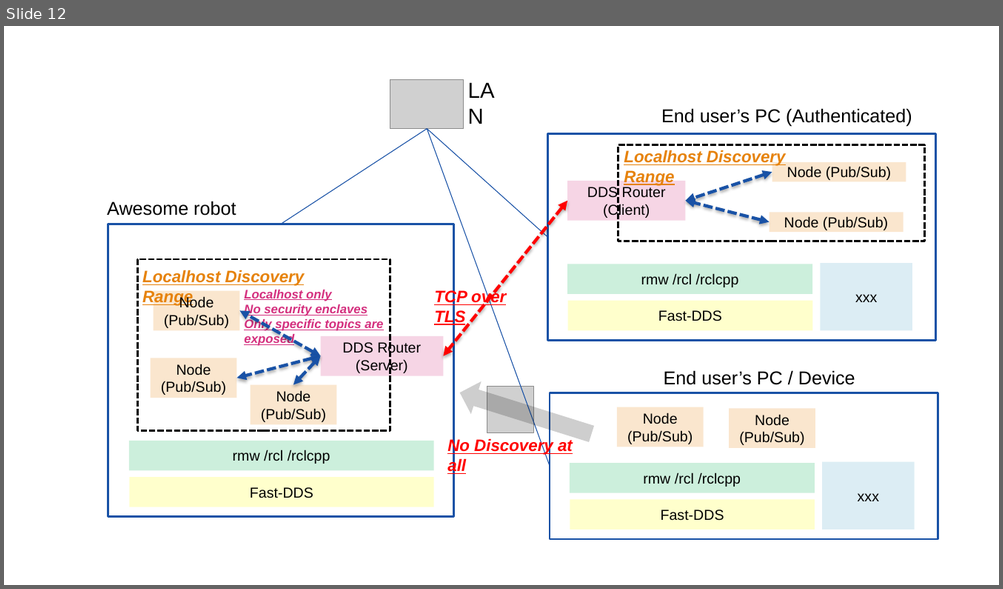
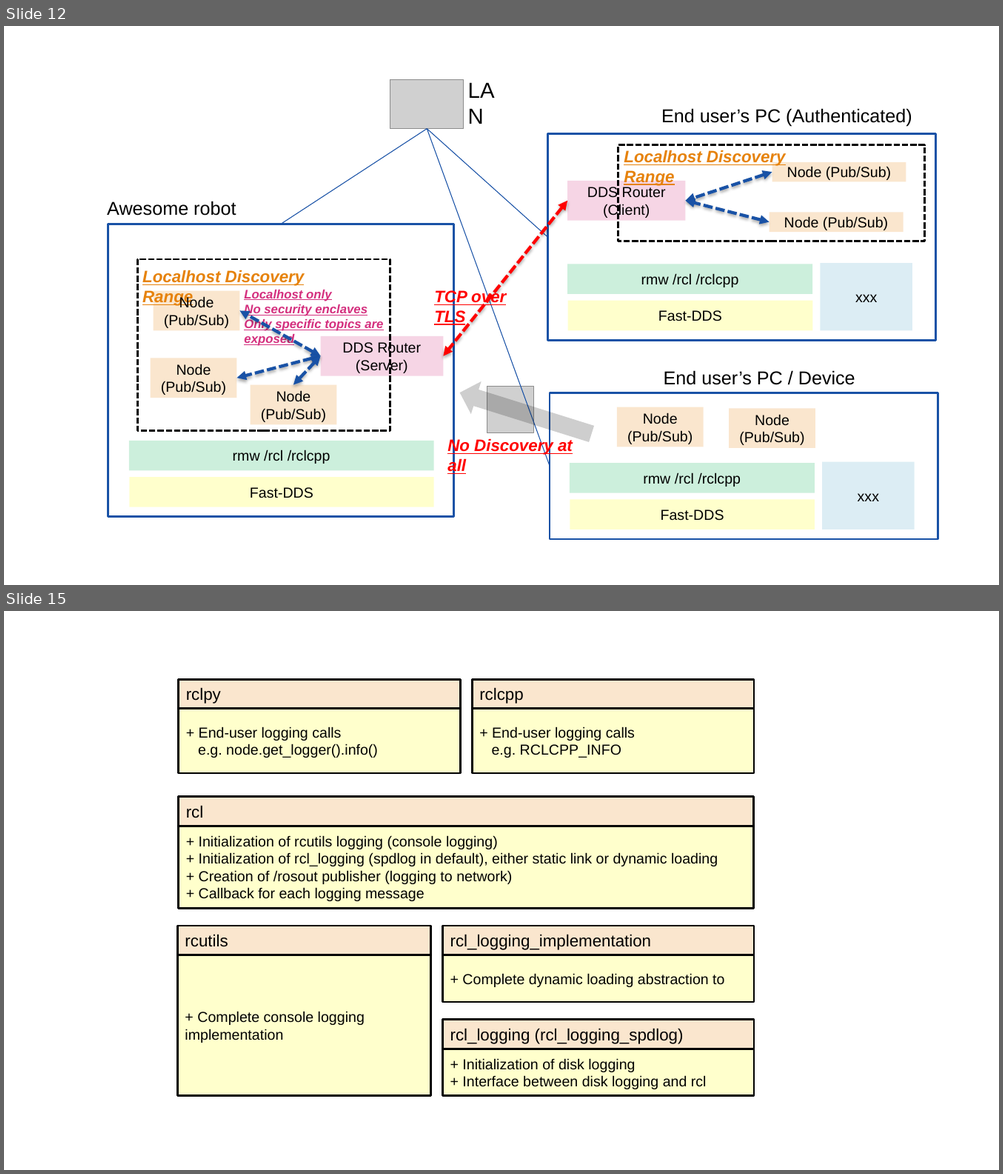
Before and after one commit to fujitatomoya/assets, a slide deck: source/images.pptx. Shown one above the other, each under a label of ours: slide 12 before the commit, slides 12 and 15 after it; the slides between them are not shown. The pictures are 1003x589 and 1003x1174 pixels, drawn with LibreOffice and Linux fonts; fonts in the diff are those of the drawing; grey boxes stand for pictures. Boxes give left, top, right and bottom in pixels: in the first picture for what was removed or moved away, otherwise in the second. Text is boxed around its words. In the diff, an @@ line names an element or a change of style, - is before the commit and + after.

Commit message:
rcl logging images update.

```diff
--- a/source/images.pptx
+++ b/source/images.pptx
@@ slide 15 added at (4, 611, 999, 1170), background #FFFFFF @@
@@ rectangle added at (179, 680, 460, 709), fill #E6820B at 20% opacity, outline #000000 2 pt, 16 pt, text #000000 @@
+rclpy
@@ rectangle added at (472, 680, 754, 709), fill #E6820B at 20% opacity, outline #000000 2 pt, 16 pt, text #000000 @@
+rclcpp
@@ rectangle added at (179, 709, 460, 773), fill #FFFF00 at 20% opacity, outline #000000 2 pt, 14 pt, text #000000 @@
++ End-user logging calls
+e.g. node.get_logger().info()
@@ rectangle added at (472, 709, 754, 773), fill #FFFF00 at 20% opacity, outline #000000 2 pt, 14 pt, text #000000 @@
++ End-user logging calls
+e.g. RCLCPP_INFO
@@ rectangle added at (179, 797, 754, 826), fill #E6820B at 20% opacity, outline #000000 2 pt, 16 pt, text #000000 @@
+rcl
@@ rectangle added at (179, 826, 754, 908), fill #FFFF00 at 20% opacity, outline #000000 2 pt, 14 pt, text #000000 @@
++ Initialization of rcutils logging (console logging)
++ Initialization of rcl_logging (spdlog in default), either static link or dynamic loading
++ Creation of /rosout publisher (logging to network)
++ Callback for each logging message
@@ rectangle added at (178, 925, 431, 954), fill #E6820B at 20% opacity, outline #000000 2 pt, 16 pt, text #000000 @@
+rcutils
@@ rectangle added at (443, 925, 754, 954), fill #E6820B at 20% opacity, outline #000000 2 pt, 16 pt, text #000000 @@
+rcl_logging_implementation
@@ rectangle added at (178, 955, 431, 1096), fill #FFFF00 at 20% opacity, outline #000000 2 pt, 14 pt, text #000000 @@
++ Complete console logging implementation
@@ rectangle added at (443, 955, 754, 1002), fill #FFFF00 at 20% opacity, outline #000000 2 pt, 14 pt, text #000000 @@
++ Complete dynamic loading abstraction to
@@ rectangle added at (443, 1019, 754, 1048), fill #E6820B at 20% opacity, outline #000000 2 pt, 16 pt, text #000000 @@
+rcl_logging (rcl_logging_spdlog)
@@ rectangle added at (443, 1049, 754, 1096), fill #FFFF00 at 20% opacity, outline #000000 2 pt, 14 pt, text #000000 @@
++ Initialization of disk logging
++ Interface between disk logging and rcl
```
Also in this commit, not shown: 1 other slide added, 3 other files.
